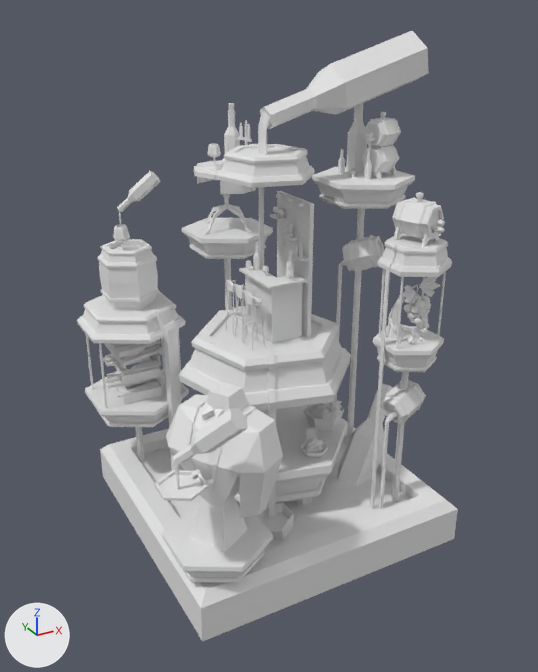
One commit to the FBX model Museum2048/Assets/000. Museum/5. Models/TextureModel/B. Wine/wine_museum.fbx: the scene before it, then after it.
One viewpoint serves both versions: a 50 mm camera at (-32.0, -25.53, 9.23) aimed at (-24.73, -12.3, 2.62). Lighting does not change. The marker at lower left points along +X, +Y and +Z. Where no turn or scale is listed for an object, it has been applied to the vertices. Vertices at the same position are counted once.

Script lines for the objects in view, before the commit:
```python
me_circle_013 = bpy.data.meshes.new('Circle.013')
me_circle_013.from_pydata(...)  # 68 vertices, 48 faces; spans x -1.4..2.48, y -0.52..0.49, z -1.45..1.29
me_circle_013.materials.append(mat_texture)  # white #e7e7e7
me_circle_039 = bpy.data.meshes.new('Circle.039')
me_circle_039.from_pydata(...)  # 278 vertices, 264 faces; spans x -0.59..0.78, y -0.7..0.67, z -0.03..3.07
me_circle_039.materials.append(mat_texture)  # white #e7e7e7
me_plane_005 = bpy.data.meshes.new('Plane.005')
me_plane_005.from_pydata(...)  # 2441 vertices, 2697 faces; spans x -0.74..0.74, y -0.69..0.73, z -0.03..3.0
me_plane_005.materials.append(mat_texture)  # white #e7e7e7
me_plane_007 = bpy.data.meshes.new('Plane.007')
me_plane_007.from_pydata(...)  # 296 vertices, 312 faces; spans x -0.98..1.42, y -1.36..1.5, z 0.0..3.92
me_plane_007.materials.append(mat_texture)  # white #e7e7e7
me_plane_034 = bpy.data.meshes.new('Plane.034')
me_plane_034.from_pydata(...)  # 1542 vertices, 1404 faces; spans x -3.51..3.29, y -3.44..3.77, z -1.2..7.54
me_plane_034.materials.append(mat_texture)  # white #e7e7e7
ob_10 = bpy.data.objects.new('_10', me_plane_005)
ob_10.location = (-24.59, -11.97, 2.53)
ob_11 = bpy.data.objects.new('_11', me_plane_007)
ob_11.location = (-27.39, -14.55, -0.82)
ob_8 = bpy.data.objects.new('_8', me_circle_039)
ob_8.location = (-26.99, -9.68, 2.93)
ob_decor_4 = bpy.data.objects.new('decor_4', me_circle_013)
ob_decor_4.location = (-23.33, -11.97, 7.52)
ob_empty_wine_museum = bpy.data.objects.new('empty_wine_museum', me_plane_034)
ob_empty_wine_museum.location = (-24.61, -12.02, -0.95)
# also in view: '_2' at (-23.22, -12.29, 0.29); 'Icosphere.004' at (-25.47, -13.77, -1.2); '_4' at (-22.34, -14.18, 5.41); '_9' at (-24.28, -9.35, 5.73); '_7' at (-27.05, -9.67, 1.38)
```
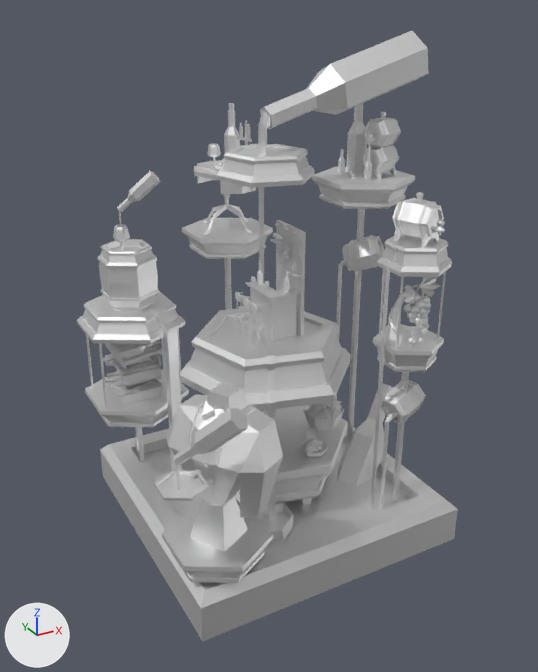
The change, as JSON lines over the scene's bpy script:
```json
{"op": "add", "block": "mat_texture_001", "code": ["mat_texture_001 = principled_material('texture.001')", "mat_texture_001.base_color = (0.8, 0.8, 0.8)  # white #e7e7e7", "mat_texture_001.metallic = 1.0", "mat_texture_001.roughness = 0.553"]}
{"block": "me_plane_005", "where": "me_plane_005.from_pydata(...)  # 2441 vertices, 2697 faces; spans x -0.74..0.74, y -0.69..0.73, z -0.03..3.0"}
{"block": "me_plane_005", "where": "# used by ob_10; location = (-24.59, -11.97, 2.53)"}
{"op": "remove", "block": "me_plane_005", "code": "me_plane_005.materials.append(mat_texture)  # white #e7e7e7"}
{"block": "me_plane_005", "change": "me_plane_005 part 1: the whole mesh is scaled about its middle by 0.812, then moved by (0.03, 0.0, -0.33)"}
{"op": "add", "block": "me_plane_005", "code": "me_plane_005.materials.append(mat_texture_001)  # white #e7e7e7"}
{"block": "me_circle_039", "where": "me_circle_039.from_pydata(...)  # 278 vertices, 264 faces; spans x -0.59..0.78, y -0.7..0.67, z -0.03..3.07"}
{"op": "remove", "block": "me_circle_039", "code": "me_circle_039.materials.append(mat_texture)  # white #e7e7e7"}
{"op": "add", "block": "me_circle_039", "code": "me_circle_039.materials.append(mat_texture_001)  # white #e7e7e7"}
{"block": "me_plane_034", "where": "me_plane_034.from_pydata(...)  # 1542 vertices, 1404 faces; spans x -3.51..3.29, y -3.44..3.77, z -1.2..7.54"}
{"op": "remove", "block": "me_plane_034", "code": "me_plane_034.materials.append(mat_texture)  # white #e7e7e7"}
{"op": "add", "block": "me_plane_034", "code": "me_plane_034.materials.append(mat_texture_001)  # white #e7e7e7"}
{"block": "me_plane_007", "where": "me_plane_007.from_pydata(...)  # 296 vertices, 312 faces; spans x -0.98..1.42, y -1.36..1.5, z 0.0..3.92"}
{"op": "remove", "block": "me_plane_007", "code": "me_plane_007.materials.append(mat_texture)  # white #e7e7e7"}
{"op": "add", "block": "me_plane_007", "code": "me_plane_007.materials.append(mat_texture_001)  # white #e7e7e7"}
```

Boxes [x1, y1, x2, y2] around the edits, measured in the pictures (538 x 672 px):
```json
{"object": "empty_wine_museum", "change": "recoloured", "before": [77, 144, 458, 642], "after": [77, 144, 458, 642]}
{"object": "_11", "change": "recoloured", "before": [154, 382, 283, 552], "after": [154, 382, 283, 552]}
{"object": "_10", "change": "mesh rescaled", "before": [226, 191, 314, 350], "after": [235, 220, 306, 347], "on screen": "19% narrower, 20% shorter"}
{"object": "_8", "change": "recoloured", "before": [97, 171, 160, 311], "after": [97, 171, 160, 311]}
```
